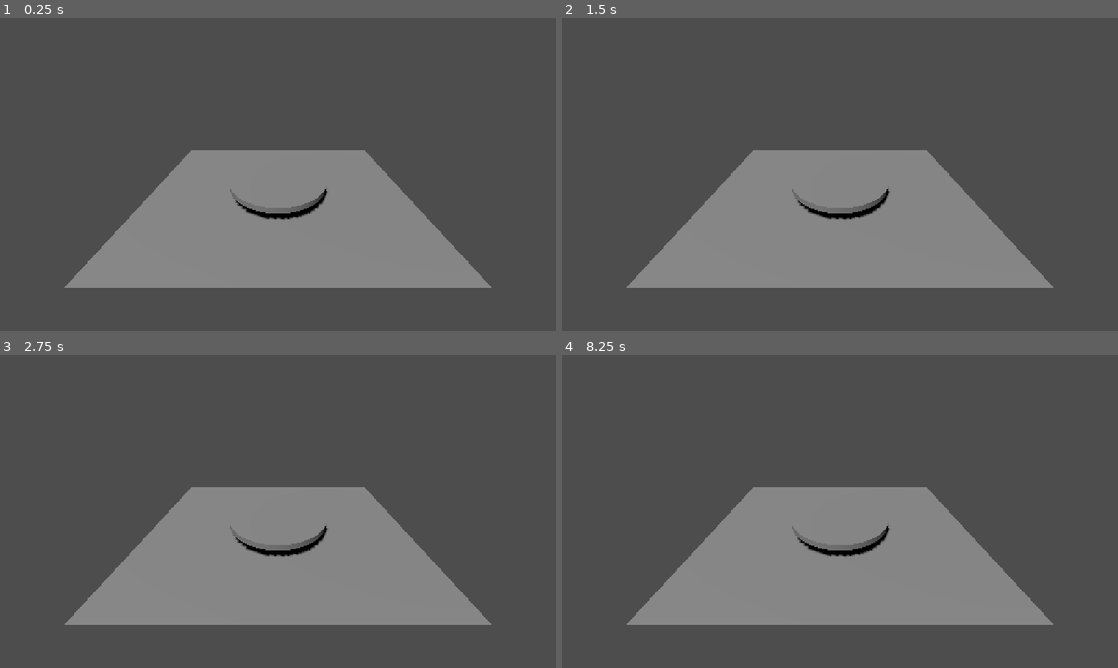
Above: before the commit, frames 1-4 (two rows, left to right).
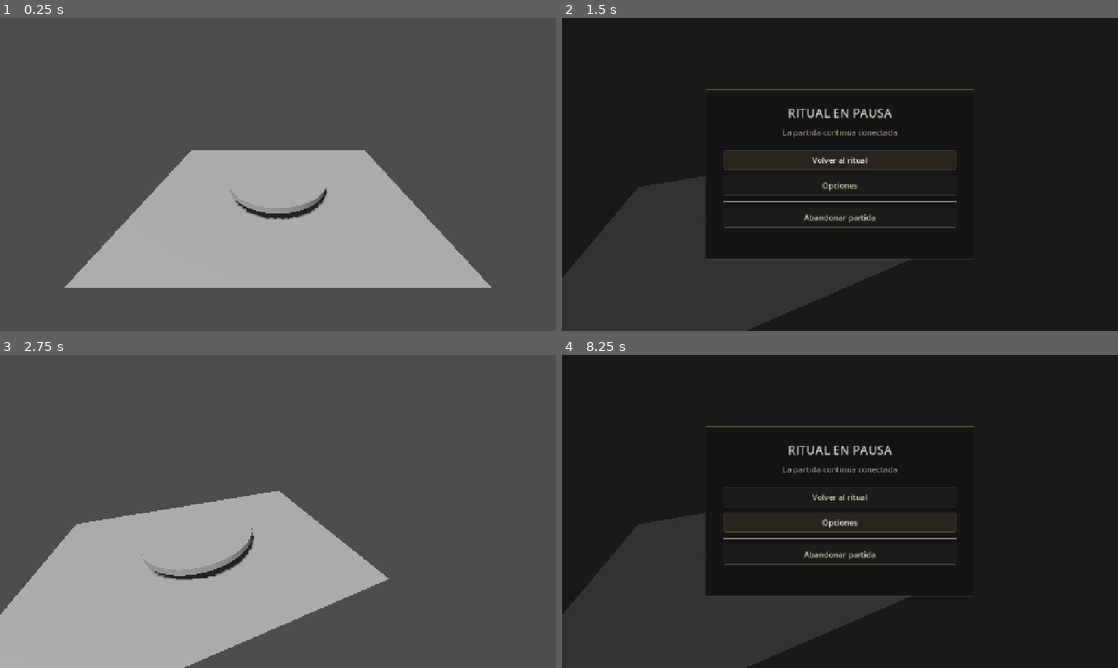
Above: after the commit, the same moments.

Repository: morfranja-coder/Gods-And-Liars
Game: Godot game, scene res://scenes/table/table.tscn
Two runs of this game, one before a commit and one after it. Both use one fixed random seed, a clock stepped at 60 frames per second and the inputs below. This scene is started directly instead of the project's main scene.
Inputs (mouse positions are in pixels of both pictures, inside the frame that each line leads up to):
- Up to frame 1 (0.25 s): no input
- Up to frame 2 (1.5 s): tap Enter (menu_confirm) at 0.5 s; move the mouse to (962, 158) at 0.52 s; tap T (chat_open) at 0.6 s; click (962, 158) at 0.67 s; tap Space at 0.77 s; move the mouse to (728, 190) at 1.27 s; hold Escape (menu_back) from 1.28 s (still down); tap 1 (emote_1) at 1.35 s
- Up to frame 3 (2.75 s): tap Space at 1.52 s; tap Enter (menu_confirm) at 2 s; move the mouse to (333, 442) at 2.02 s; release Escape (menu_back) at 2.03 s; tap 2 (emote_2) at 2.1 s
- Up to frame 4 (8.25 s): tap Enter (menu_confirm) every 0.75 s from 2.75 to 5 s; move the mouse to (812, 574) at 2.77 s; tap 3 (emote_3) at 2.85 s; click (812, 574) at 2.92 s; tap Space at 3.02, 3.77, 4.52, 6.02, 6.77, 7.52 s; move the mouse to (1006, 558) at 3.52 s; hold Escape (menu_back) 3.53-5.78 s; tap 4 (emote_4) at 3.6 s; move the mouse to (673, 464) at 4.27 s; tap 5 (emote_5) at 4.35 s; move the mouse to (867, 511) at 5.02 s; tap 6 (emote_6) at 5.1 s; click (867, 511) at 5.17 s; move the mouse to (756, 433) at 5.77 s; tap 7 (emote_7) at 5.85 s; move the mouse to (962, 495) at 6.52 s; tap 8 (emote_8) at 6.6 s; move the mouse to (728, 527) at 7.27 s; click (728, 527) at 7.35 s; move the mouse to (895, 442) at 8.02 s; hold Escape (menu_back) from 8.03 s (still down); tap Tab (player_list) at 8.1 s

The runs differ from the first frame. In frame 1, 24% of the frame differs, in the area x 11-89%, y 42-87%; in frame 2, 100%, in the area x 0-100%, y 0-100%; in frame 3, 34%; in frame 4, 100%.
Error before the commit: Trying to assign value of type 'Camera3D' to a variable of type 'table_camera_look.gd'. (res://scenes/table/table.gd:12)

Commit message:
Attach table camera look controller

Diff:
--- a/scenes/table/table.tscn
+++ b/scenes/table/table.tscn
@@ -6,6 +6,7 @@
 [ext_resource type="PackedScene" path="res://scenes/table/day_vote_ui.tscn" id="4"]
 [ext_resource type="PackedScene" path="res://scenes/table/match_end_ui.tscn" id="5"]
 [ext_resource type="PackedScene" path="res://scenes/table/pause_ui.tscn" id="6"]
+[ext_resource type="Script" path="res://scenes/table/table_camera_look.gd" id="7"]
 
 [node name="Table" type="Node3D"]
 script = ExtResource("1")
@@ -13,6 +14,7 @@
 [node name="Camera3D" type="Camera3D" parent="."]
 transform = Transform3D(1, 0, 0, 0, 0.866025, 0.5, 0, -0.5, 0.866025, 0, 7.5, 11)
 current = true
+script = ExtResource("7")
 
 [node name="WorldEnvironment" type="WorldEnvironment" parent="."]
 
Not shown: 1 places in scenes/table/table.tscn that only renumber resources
